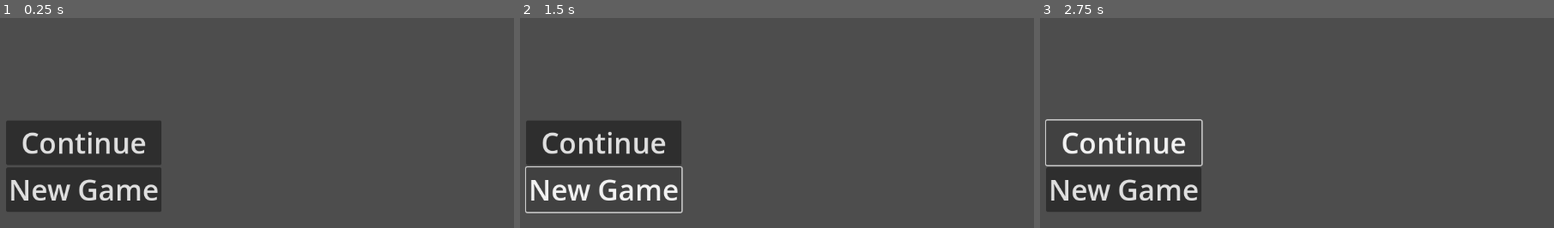
Above: before the commit, frames 1-3 (left to right).
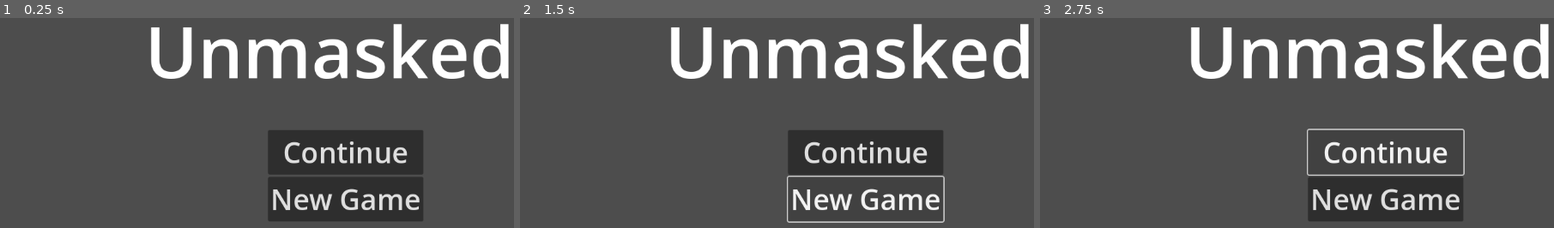
Above: after the commit, the same moments.

Repository: nunu-ai/ggj-2026-unmasked
Game: Godot game, scene res://scenes/main_menu.tscn
The game is run twice, just before and just after one commit, with the same random seed, the same clock (stepped at 60 frames per second) and the same inputs.
Inputs:
- Up to frame 1 (0.25 s): no input
- Up to frame 2 (1.5 s): click "New Game" at 0.5 s; click "New Game" at 1.25 s
- Up to frame 3 (2.75 s): click "Continue" at 2 s

The runs differ from the first frame. In frame 1, 31% of the frame differs, in the area x 1-99%, y 2-97%; in frame 2, 22%; in frame 3, 22%.

Commit message:
main menu layout

Diff:
--- a/scenes/main_menu.tscn
+++ b/scenes/main_menu.tscn
@@ -2,22 +2,30 @@
 
 [ext_resource type="Script" uid="uid://di0cmmkjhh5ra" path="res://scripts/main_menu.gd" id="1_l6cm7"]
 
-[node name="MainMenu" type="Node2D"]
+[node name="MainMenu" type="Control"]
+layout_mode = 3
+anchors_preset = 15
+anchor_right = 1.0
+anchor_bottom = 1.0
+grow_horizontal = 2
+grow_vertical = 2
 script = ExtResource("1_l6cm7")
 
 [node name="RichTextLabel" type="RichTextLabel" parent="."]
-anchors_preset = 10
+layout_mode = 0
 anchor_right = 1.0
 grow_horizontal = 2
 theme_override_font_sizes/normal_font_size = 120
 text = "Unmasked"
+fit_content = true
 horizontal_alignment = 1
 
 [node name="VBoxContainer" type="VBoxContainer" parent="."]
-offset_left = 32.0
-offset_top = 200.0
-offset_right = 293.0
-offset_bottom = 358.0
+layout_mode = 0
+offset_left = 472.0
+offset_top = 216.0
+offset_right = 733.0
+offset_bottom = 398.0
 
 [node name="ContinueButton" type="Button" parent="VBoxContainer"]
 layout_mode = 2
--- a/scripts/save_state.gd
+++ b/scripts/save_state.gd
@@ -52,7 +52,6 @@
 	switch_to_state(State.Manage)
 
 	self.save()
-
 
 ## Loads the game state from a file.
 ## Returns true if successful, false otherwise.
